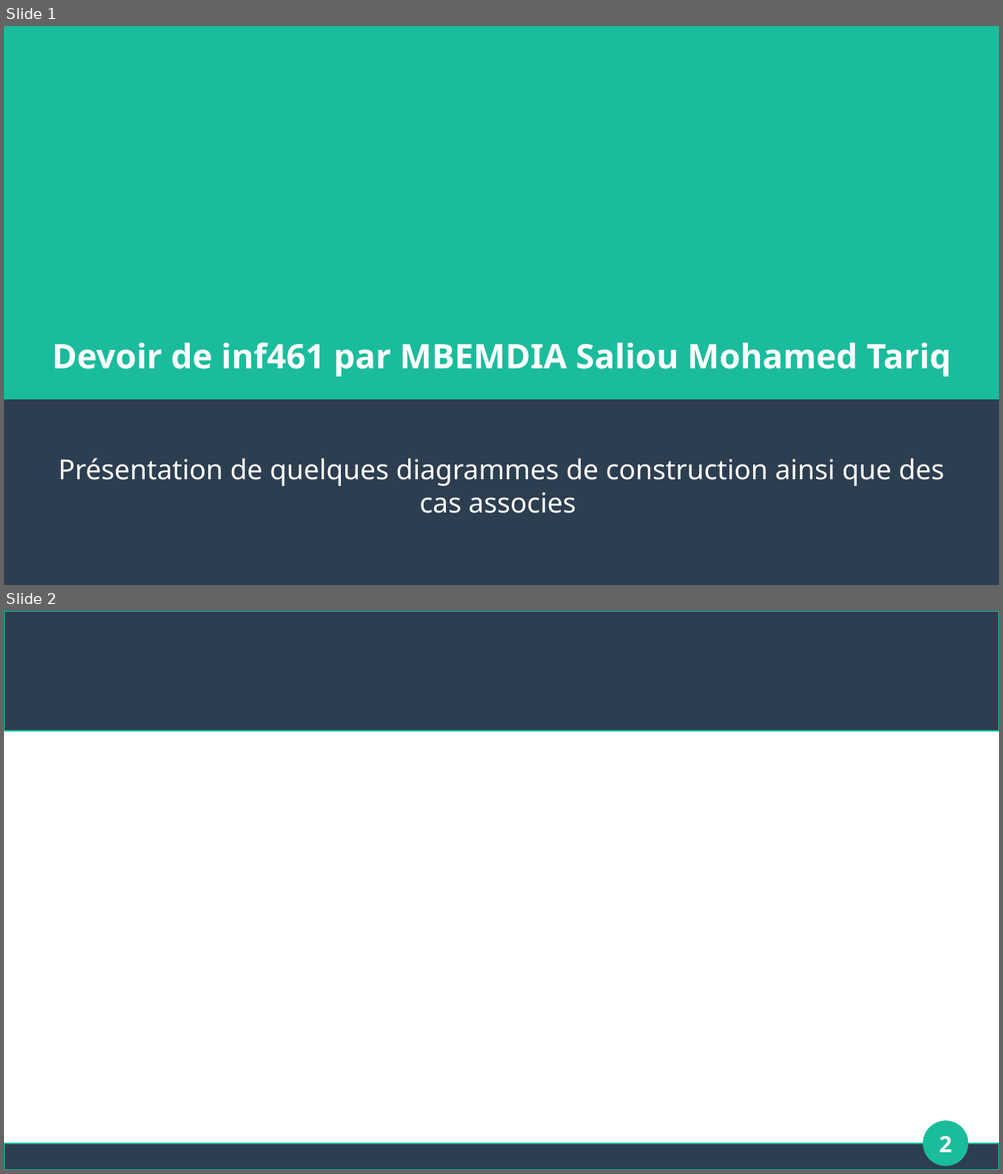
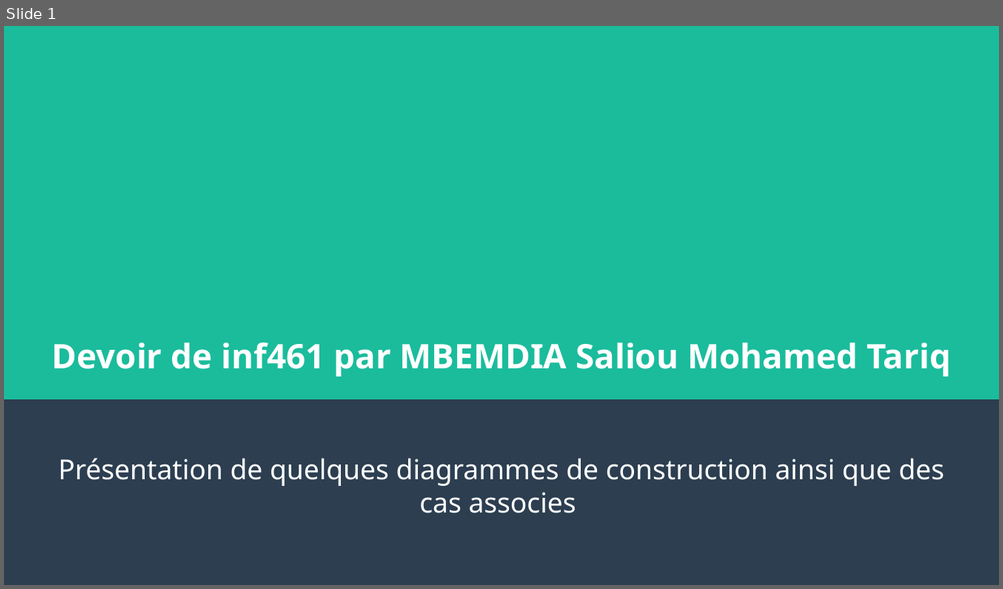
Before and after one commit to ndassah/construction-patterns, a slide deck: Presentation/PP.odp. Shown one above the other, each under a label of ours: slides 1 and 2 before the commit, slide 1 after it. The pictures are 1003x1174 and 1003x589 pixels, drawn with LibreOffice and Linux fonts; fonts in the diff are those of the drawing. Boxes give left, top, right and bottom in pixels: in the first picture for what was removed or moved away, otherwise in the second. Text is boxed around its words. In the diff, an @@ line names an element or a change of style, - is before the commit and + after.

```diff
--- a/Presentation/PP.odp
+++ b/Presentation/PP.odp
@@ slide 2 removed at [4, 611, 999, 1170], background #FFFFFF @@
@@ rectangle removed at [4, 611, 999, 731] @@
@@ ellipse removed at [924, 1122, 968, 1166] @@
@@ page number removed at [939, 1136, 951, 1153] @@
-2
@@ rectangle removed at [4, 1145, 999, 1170] @@
```
Also in this commit, not shown: 7 slides added, 16 other files.
